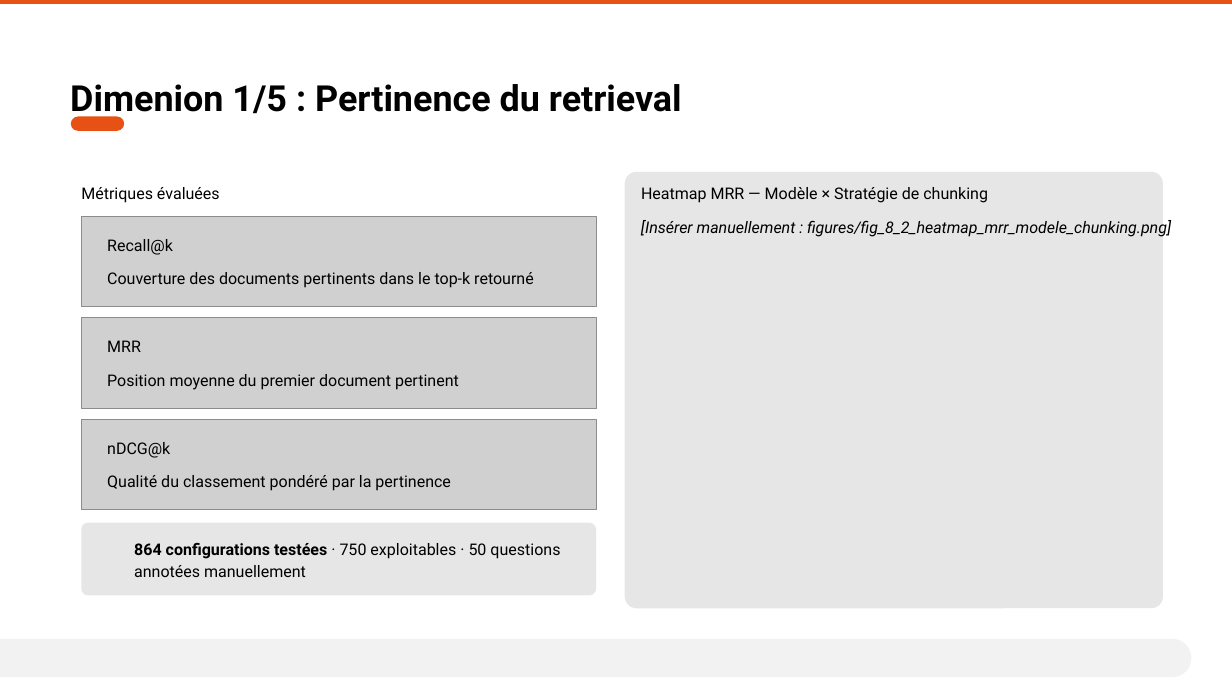
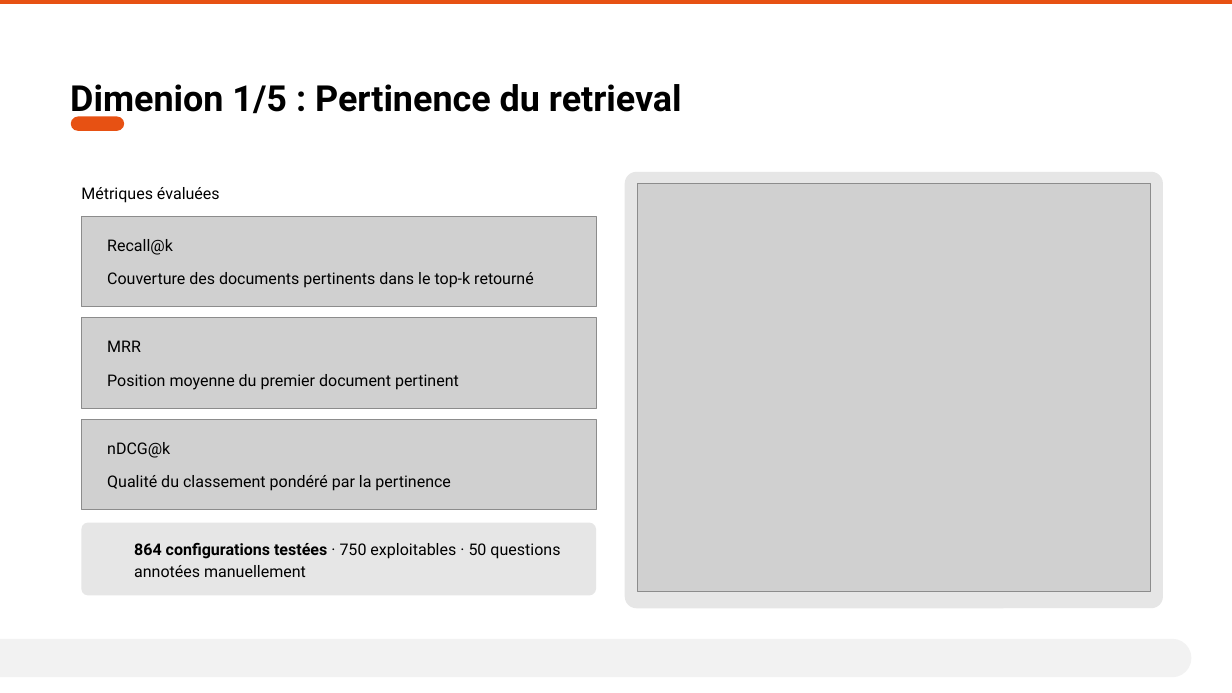
Before and after one commit to AurelienLELEU/memoire, a slide deck: slide 6 of Évaluer la cohérence et la fiabilité d'un système RAG en contexte industriel critique.pptx. Drawn at 1232x693 pixels with LibreOffice and Linux fonts; fonts in the diff are those of the drawing; grey boxes stand for pictures; background and template pictures are left out. Boxes give left, top, right and bottom in pixels: in the first picture for what was removed or moved away, otherwise in the second. Text is boxed around its words. In the diff, an @@ line names an element or a change of style, - is before the commit and + after.

```diff
--- a/Évaluer la cohérence et la fiabilité d'un système RAG en contexte industriel critique.pptx
+++ b/Évaluer la cohérence et la fiabilité d'un système RAG en contexte industriel critique.pptx
@@ picture added at (638,183,1151,592) @@
@@ text removed at (641,187,988,203) @@
-Heatmap MRR — Modèle × Stratégie de chunking
@@ text removed at (641,220,1171,237) @@
-[Insérer manuellement : figures/fig_8_2_heatmap_mrr_modele_chunking.png]
```
Also in this commit, not shown: 6 other slides changed, 2 other files.
